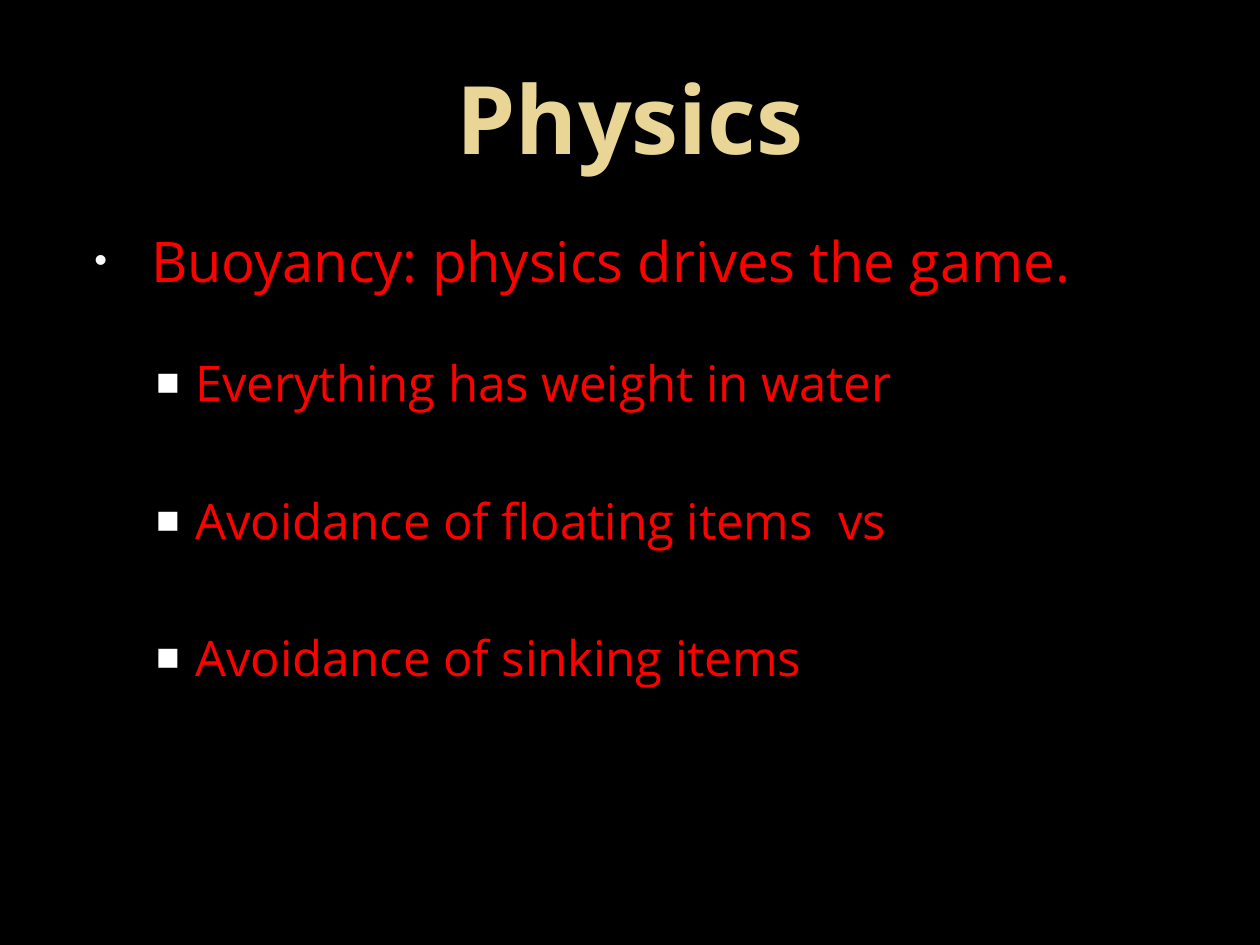
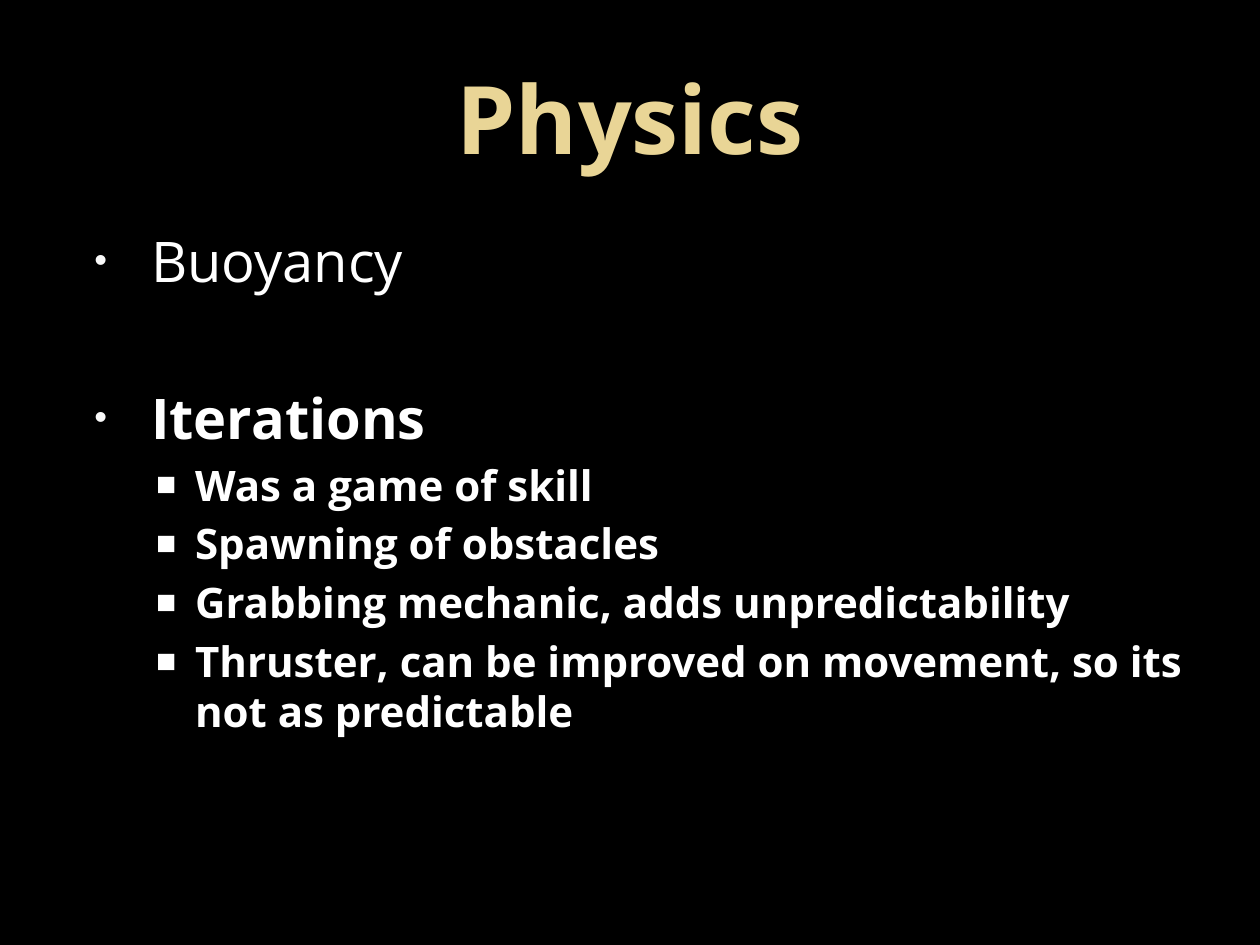
Before and after one commit to UoSGamesGroups/second-semester-level-4-5-s2-group-13, a slide deck: slide 6 of Group 13 Powerpoint presentation2.pptx. Drawn at 1260x945 pixels with LibreOffice and Linux fonts; fonts in the diff are those of the drawing. Boxes give left, top, right and bottom in pixels: in the first picture for what was removed or moved away, otherwise in the second. Text is boxed around its words. In the diff, an @@ line names an element or a change of style, - is before the commit and + after.

```diff
--- a/Group 13 Powerpoint presentation2.pptx
+++ b/Group 13 Powerpoint presentation2.pptx
@@ text at bbox=[151, 242, 1182, 737]: text changed; size 28 to 24 pt; text colour #FF0000 to #FFFFFF; bold on @@
-• Buoyancy: physics drives the game.
-  ■ Everything has weight in water
-  ■ Avoidance of floating items vs
-  ■ Avoidance of sinking items
+• Buoyancy
+• Iterations
+  ■ Was a game of skill
+  ■ Spawning of obstacles
+  ■ Grabbing mechanic, adds unpredictability
+  ■ Thruster, can be improved on movement, so its not as predictable
```
Also in this commit, not shown: 3 other slides changed, 1 slide removed.
